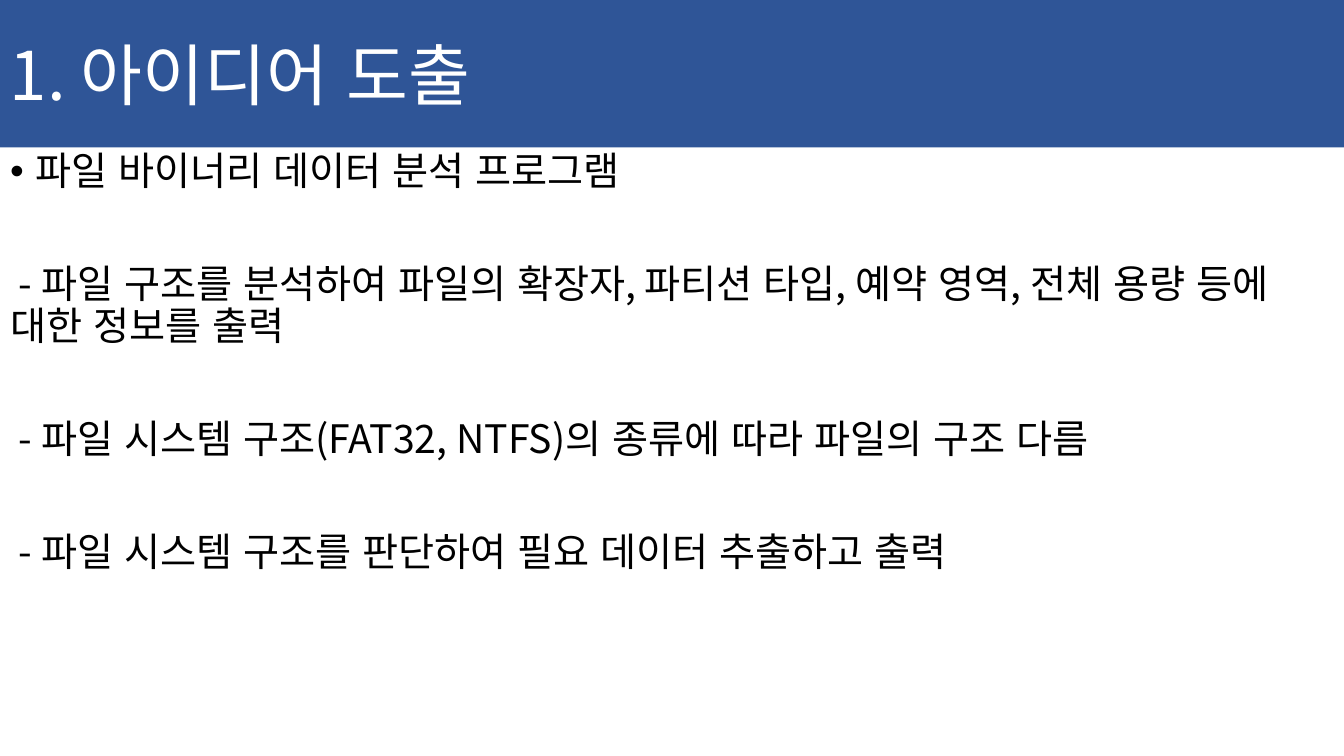
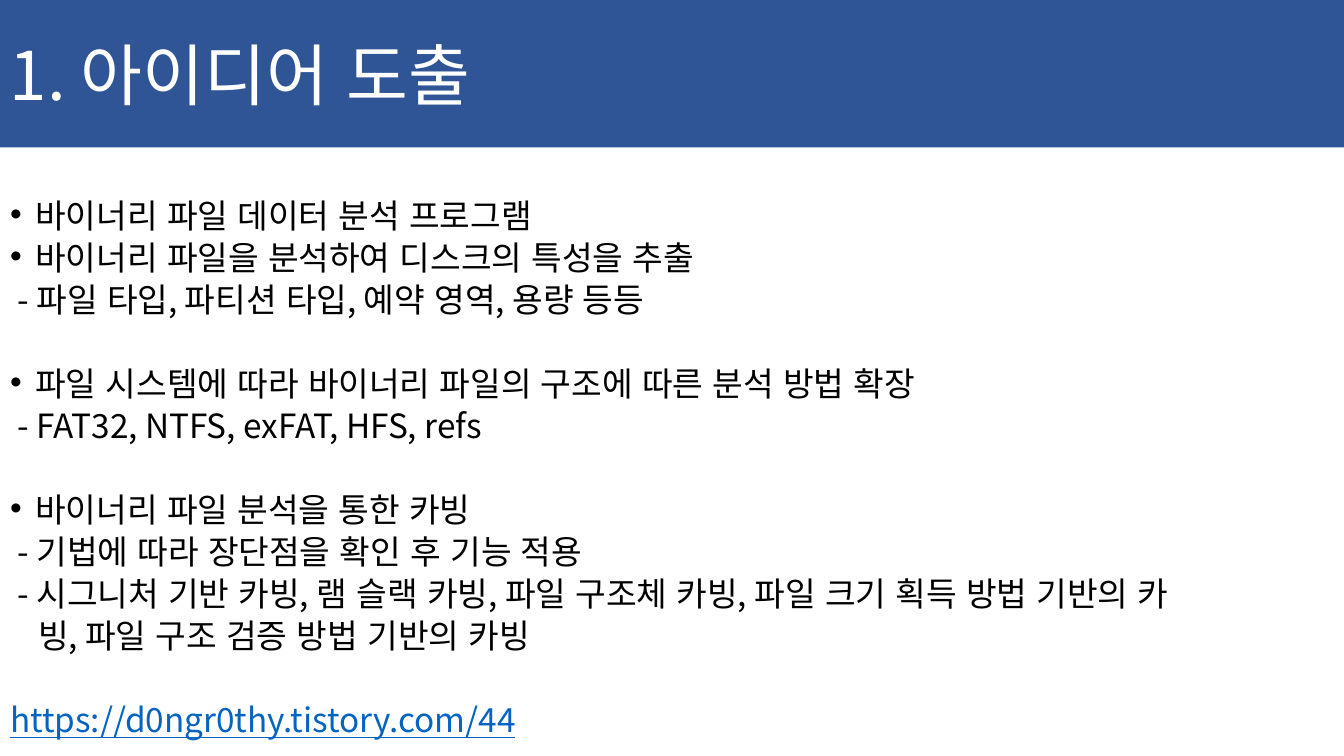
Before and after one commit to ChaeSung-Lee/DJ_InternShip, a slide deck: slide 6 of 2021_Summer/jp.hong/Project_BnD_jph.pptx (slide 5 before the commit). Drawn at 1344x756 pixels with LibreOffice and Linux fonts; fonts in the diff are those of the drawing. Boxes give left, top, right and bottom in pixels: in the first picture for what was removed or moved away, otherwise in the second. Text is boxed around its words. In the diff, an @@ line names an element or a change of style, - is before the commit and + after.

```diff
--- a/2021_Summer/jp.hong/Project_BnD_jph.pptx
+++ b/2021_Summer/jp.hong/Project_BnD_jph.pptx
@@ text at bbox=[10, 200, 1169, 741]: text changed; size 28 to 23.8 pt @@
-• 파일 바이너리 데이터 분석 프로그램
-- 파일 구조를 분석하여 파일의 확장자, 파티션 타입, 예약 영역, 전체 용량 등에 대한 정보를 출력
-- 파일 시스템 구조(FAT32, NTFS)의 종류에 따라 파일의 구조 다름
-- 파일 시스템 구조를 판단하여 필요 데이터 추출하고 출력
+• 바이너리 파일 데이터 분석 프로그램
+• 바이너리 파일을 분석하여 디스크의 특성을 추출
+- 파일 타입, 파티션 타입, 예약 영역, 용량 등등
+• 파일 시스템에 따라 바이너리 파일의 구조에 따른 분석 방법 확장
+- FAT32, NTFS, exFAT, HFS, refs
+• 바이너리 파일 분석을 통한 카빙
+- 기법에 따라 장단점을 확인 후 기능 적용
+- 시그니처 기반 카빙, 램 슬랙 카빙, 파일 구조체 카빙, 파일 크기 획득 방법 기반의 카
+빙, 파일 구조 검증 방법 기반의 카빙
+https://d0ngr0thy.tistory.com/44
```
Also in this commit, not shown: 2 other slides changed, 3 slides added.
